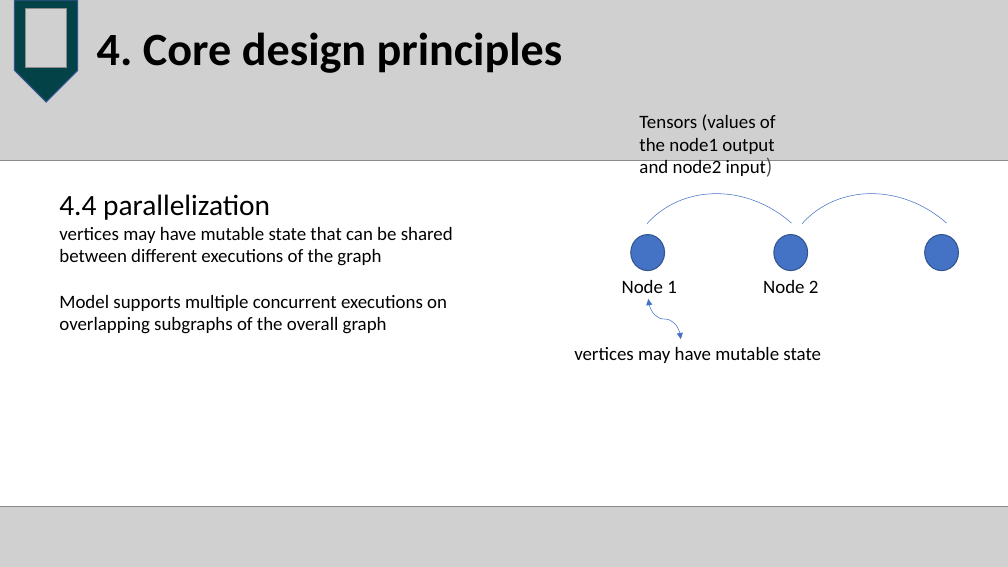
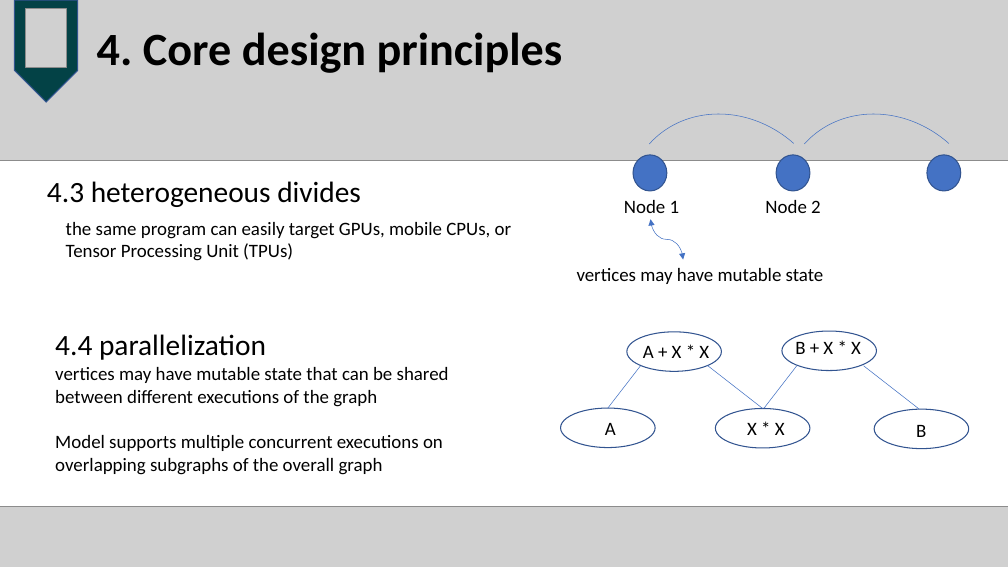
Before and after one commit to coda953/OSproject, a slide deck: slide 6 of tfboys.pptx. Drawn at 1008x567 pixels with LibreOffice and Linux fonts; fonts in the diff are those of the drawing; grey boxes stand for pictures. Boxes give left, top, right and bottom in pixels: in the first picture for what was removed or moved away, otherwise in the second. Text is boxed around its words. In the diff, an @@ line names an element or a change of style, - is before the commit and + after.

Commit message:
update slide

```diff
--- a/tfboys.pptx
+++ b/tfboys.pptx
@@ text removed at [639, 114, 776, 177] @@
-Tensors (values of the node1 output and node2 input)
@@ 2 arc (boxed as its full ellipse)s, 1 ellipse: place and size @@
-2 arc (boxed as its full ellipse)s, 1 ellipse at [583, 152, 1008, 439]
+2 arc (boxed as its full ellipse)s, 1 ellipse at [586, 72, 1008, 360]
@@ text added at [47, 181, 361, 207], 28 pt, text #000000 @@
+4.3 heterogeneous divides
@@ text added at [66, 222, 512, 261], 18 pt, text #000000 @@
+the same program can easily target GPUs, mobile CPUs, or
+Tensor Processing Unit (TPUs)
@@ 3 texts, 2 ellipses, 1 curved double arrow: place and size @@
-3 texts, 2 ellipses, 1 curved double arrow at [574, 234, 959, 363]
+3 texts, 2 ellipses, 1 curved double arrow at [577, 155, 961, 284]
@@ text "4.4 parallelization": place and size @@
-text "4.4 parallelization" at [59, 194, 453, 334]
+text "4.4 parallelization" at [55, 334, 449, 475]
@@ ellipse added at [627, 332, 721, 371], outline #325491 1 pt @@
@@ text added at [643, 346, 709, 358], 18 pt, text #000000 @@
+A + X * X
@@ ellipse added at [782, 331, 876, 371], outline #325491 1 pt @@
@@ text added at [795, 342, 861, 354], 18 pt, text #000000 @@
+B + X * X
@@ line added from (608, 408) to (640, 366), #4472C4 0.5 pt @@
@@ line added from (763, 408) to (708, 366), #4472C4 0.5 pt @@
@@ line added from (764, 408) to (797, 366), #4472C4 0.5 pt @@
@@ line added from (919, 409) to (864, 366), #4472C4 0.5 pt @@
@@ ellipse added at [560, 408, 655, 448], outline #325491 1 pt @@
@@ ellipse added at [715, 408, 810, 448], outline #325491 1 pt @@
@@ ellipse added at [874, 409, 969, 448], outline #325491 1 pt @@
@@ text added at [605, 423, 616, 435], 18 pt, text #000000 @@
+A
@@ text added at [747, 423, 785, 435], 18 pt, text #000000 @@
+X * X
@@ text added at [916, 425, 926, 437], 18 pt, text #000000 @@
+B
```
Also in this commit, not shown: 1 other slide changed, 1 slide added, 1 slide removed, 1 other file.
